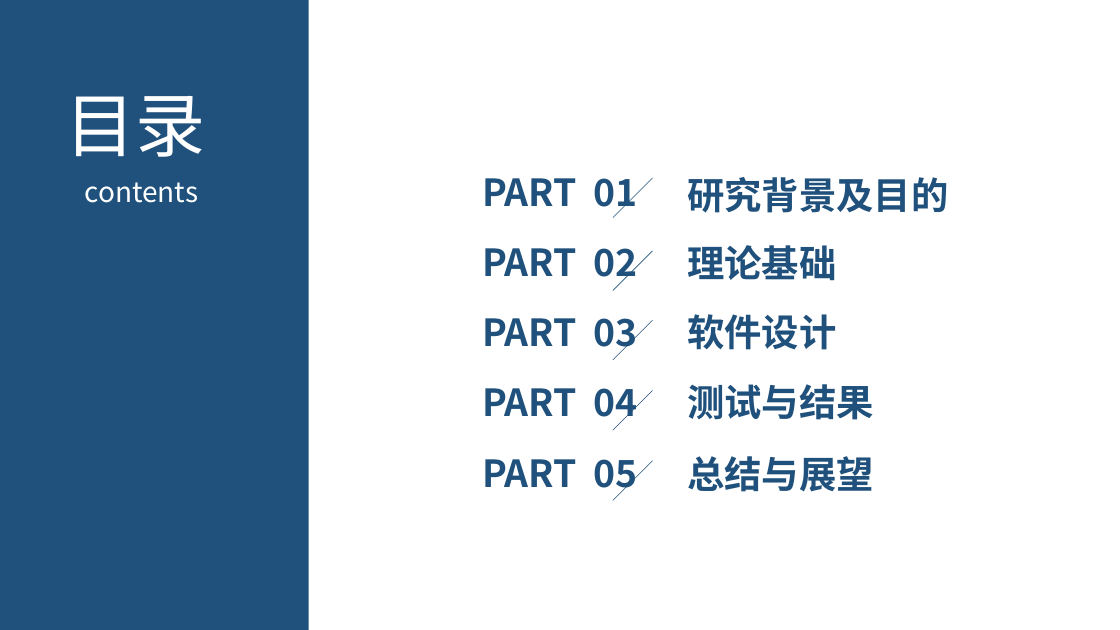
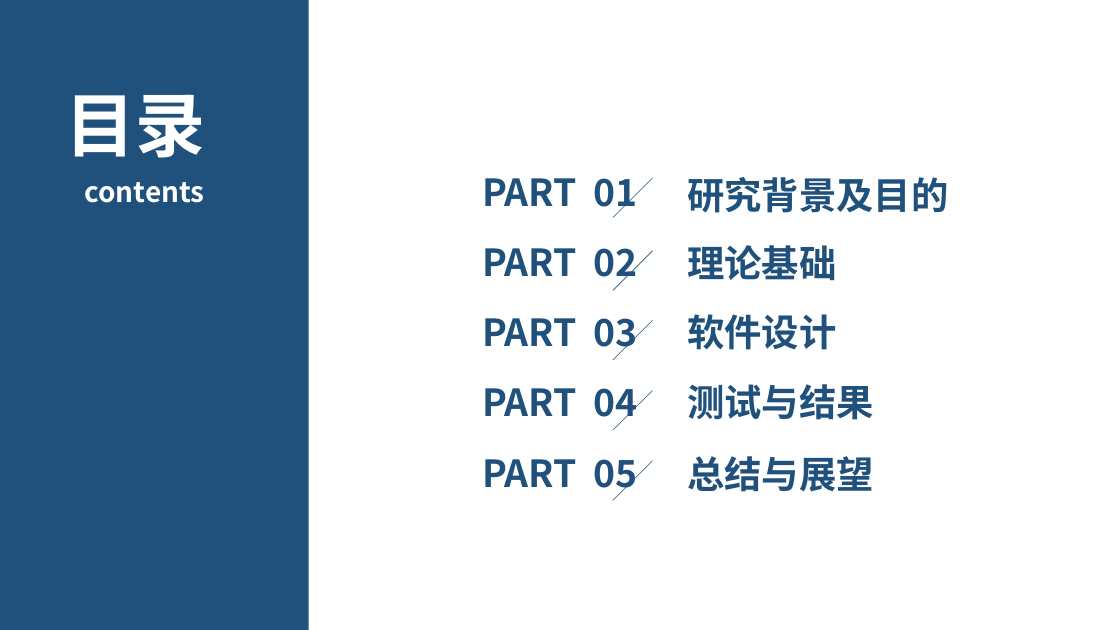
Before and after one commit to aihes/PylonCamera, a slide deck: slide 2 of paper/激光散斑系统CCD相机数据采集控制软件设计.ppt. Drawn at 1120x630 pixels with LibreOffice and Linux fonts; fonts in the diff are those of the drawing; background and template pictures are left out. Boxes give left, top, right and bottom in pixels: in the first picture for what was removed or moved away, otherwise in the second. Text is boxed around its words. In the diff, an @@ line names an element or a change of style, - is before the commit and + after.

```diff
--- a/paper/激光散斑系统CCD相机数据采集控制软件设计.ppt
+++ b/paper/激光散斑系统CCD相机数据采集控制软件设计.ppt
@@ text "目录" at (66, 94, 206, 158): bold on @@
@@ text "contents" at (84, 182, 204, 203): bold on @@
```
Also in this commit, not shown: 10 other slides changed.
